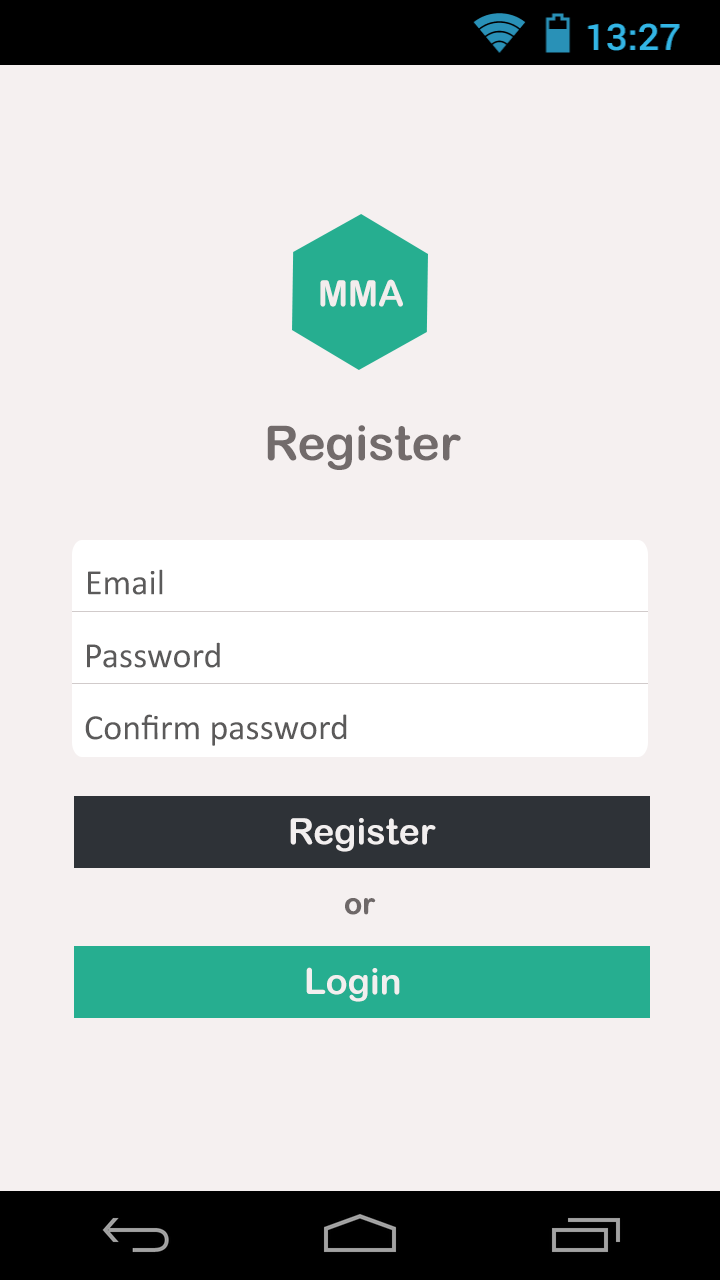
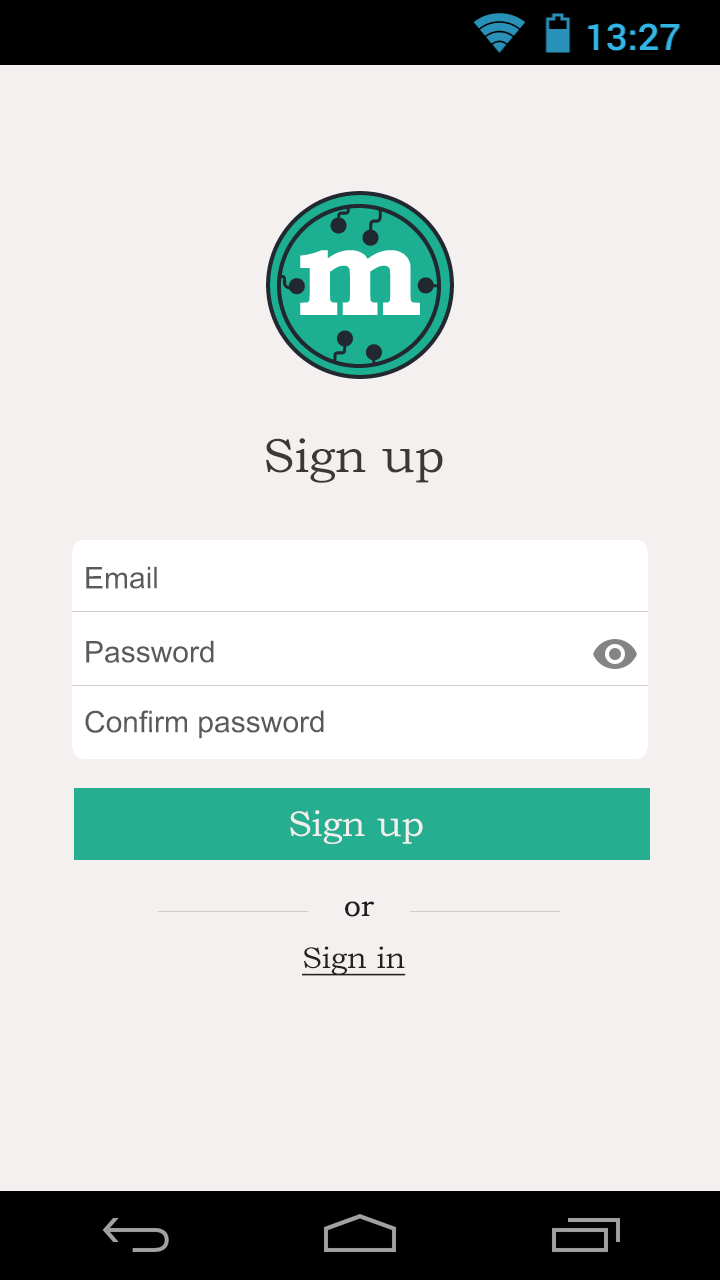
Layers edited between the first and the second 720x1280 image:
removed layer "MMA" from group "Logo" over left=320, top=279, right=403, bottom=307
removed layer "Polygon 1" from group "Logo" over left=292, top=214, right=428, bottom=370
added layer "logo" in group "Logo" over left=266, top=191, right=454, bottom=379
renamed "Register" to "Sign up", painted on it over left=266, top=425, right=461, bottom=483
removed layer "divider2" from group "Form" over left=72, top=683, right=648, bottom=684
added layer "ic_eye" in group "Form" over left=593, top=639, right=637, bottom=669
added layer "divider 2" in group "Form" over left=72, top=685, right=648, bottom=686
moved "Email hint" above "Confirm Password hint", painted on it over left=86, top=566, right=163, bottom=595
renamed "Confirm password" to "Confirm Password hint", painted on it over left=85, top=710, right=347, bottom=746
painted on "Password hint" over left=86, top=640, right=220, bottom=668
painted on "From container" over left=72, top=566, right=648, bottom=759
added layer "line right" in group "Activity" over left=410, top=911, right=560, bottom=912
added layer "line left" in group "Activity" over left=158, top=911, right=308, bottom=912
painted on "or" over left=345, top=898, right=376, bottom=917
renamed "Login" to "Sign in", painted on it over left=302, top=946, right=406, bottom=1002
renamed "Register" to "Sign up", painted on it over left=290, top=810, right=436, bottom=852
removed layer "RegisterBtn" from group "Buttons" over left=74, top=946, right=650, bottom=1018
painted on "LoginBtn" over left=74, top=788, right=650, bottom=868
